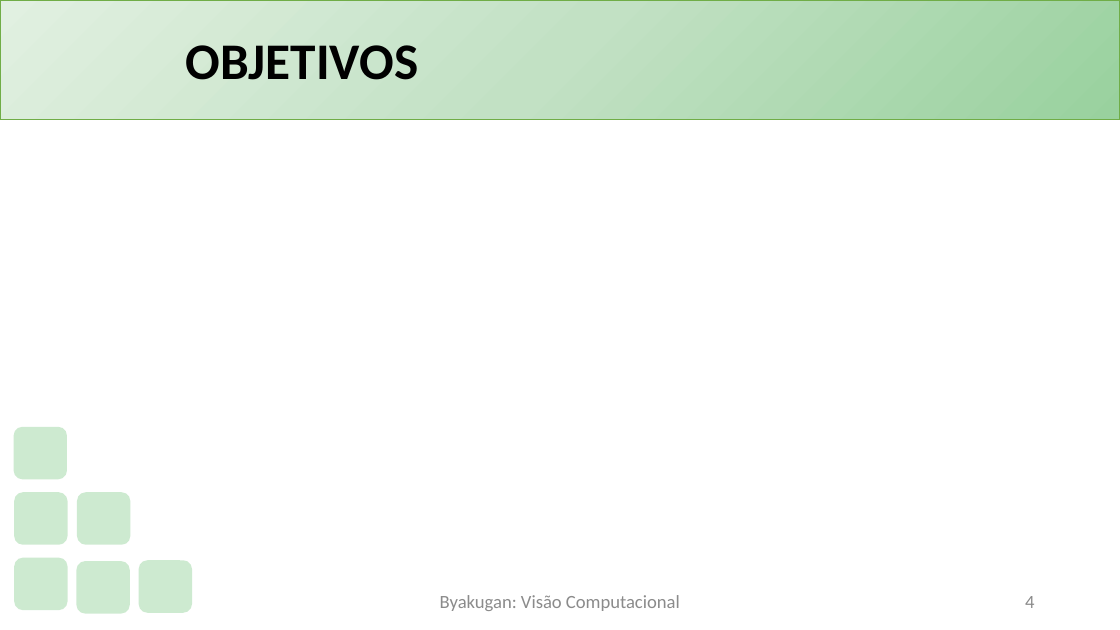
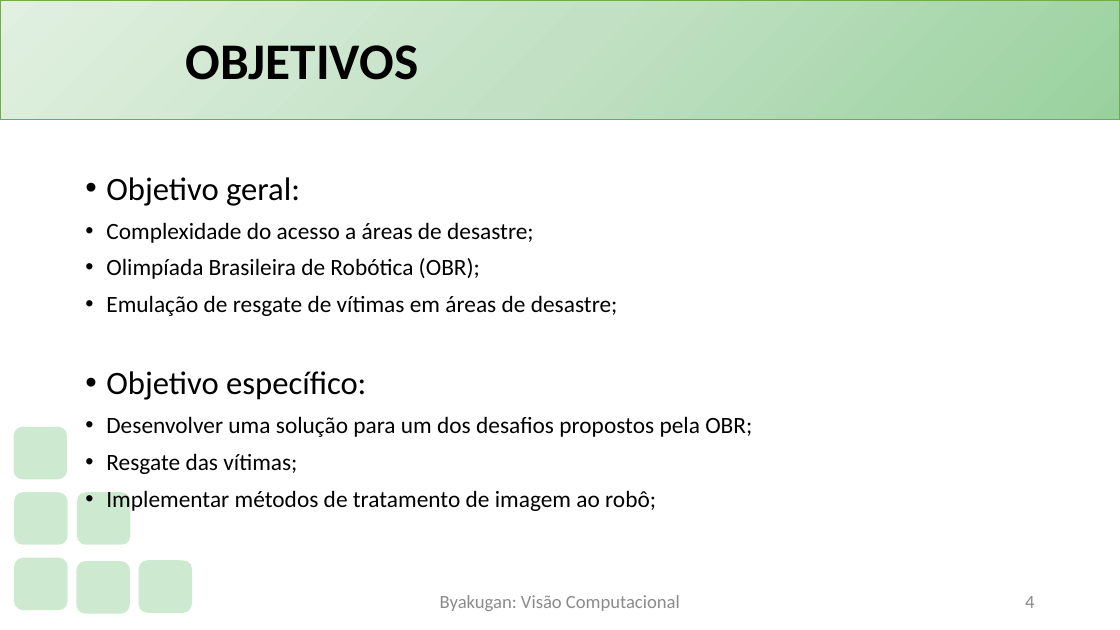
Before and after one commit to PauloVLB/Projeto_Integrador, a slide deck: slide 4 of Slide.pptx. Drawn at 1120x630 pixels with LibreOffice and Linux fonts; fonts in the diff are those of the drawing; background and template pictures are left out. Boxes give left, top, right and bottom in pixels: in the first picture for what was removed or moved away, otherwise in the second. Text is boxed around its words. In the diff, an @@ line names an element or a change of style, - is before the commit and + after.

Commit message:
Adicionadas sugestões de objetivos e algumas referências.

```diff
--- a/Slide.pptx
+++ b/Slide.pptx
@@ text added at box(106, 177, 752, 513), 20 pt, text #000000 @@
+• Objetivo geral:
+• Complexidade do acesso a áreas de desastre;
+• Olimpíada Brasileira de Robótica (OBR);
+• Emulação de resgate de vítimas em áreas de desastre;
+• Objetivo específico:
+• Desenvolver uma solução para um dos desafios propostos pela OBR;
+• Resgate das vítimas;
+• Implementar métodos de tratamento de imagem ao robô;
```
Also in this commit, not shown: 1 other slide changed.
